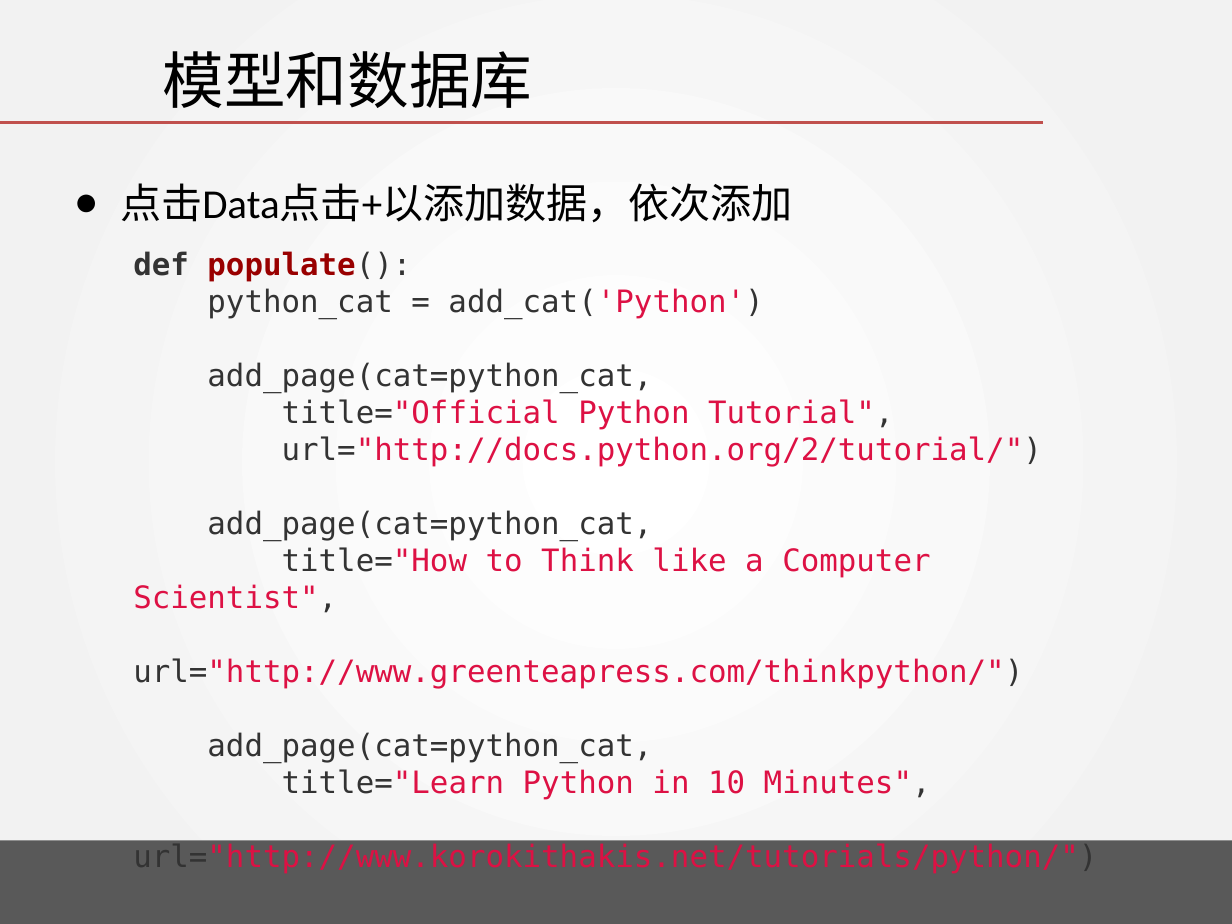
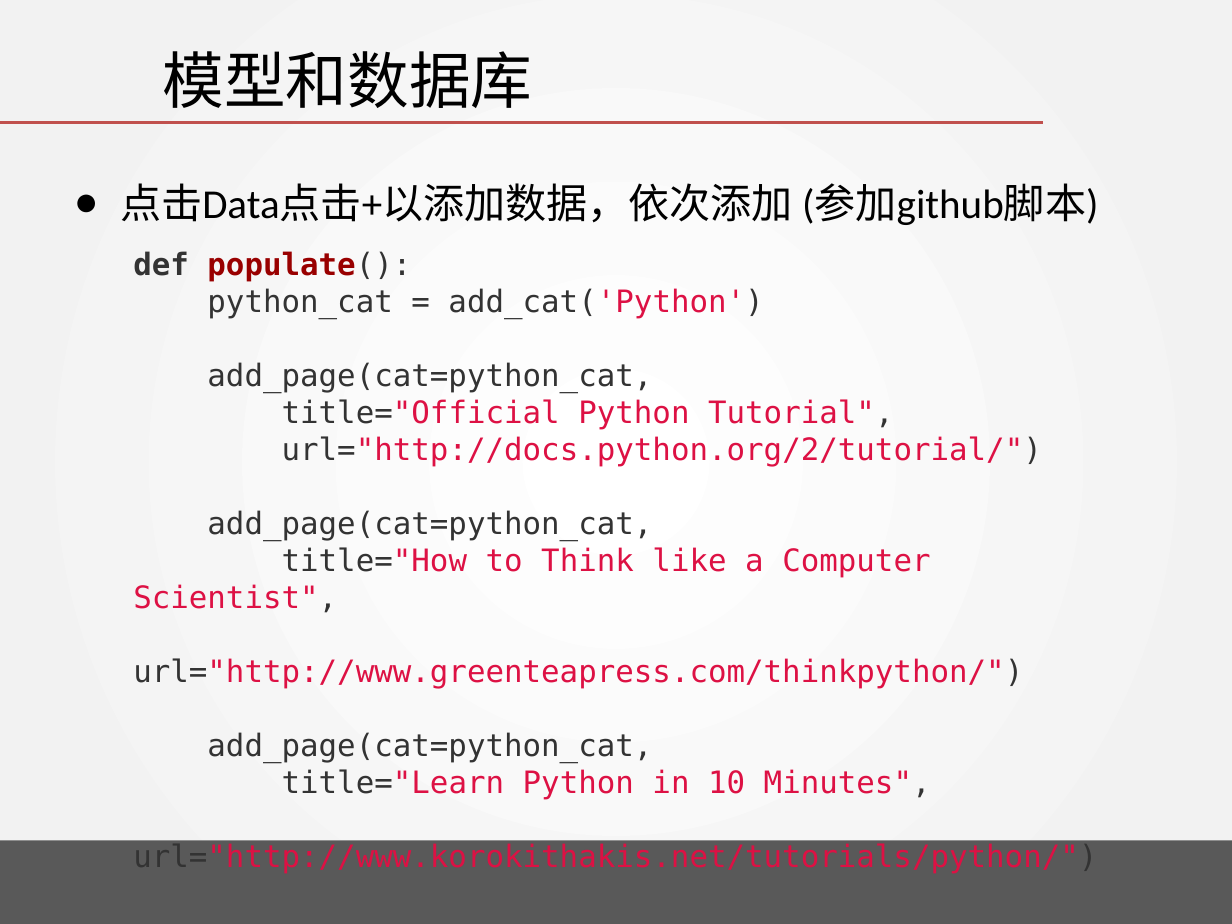
Before and after one commit to wangjin0818/Creative_Experiment, a slide deck: slide 82 of week 04/Tango with Django - I.pptx (slide 81 before the commit). Drawn at 1232x924 pixels with LibreOffice and Linux fonts; fonts in the diff are those of the drawing; background and template pictures are left out. Boxes give left, top, right and bottom in pixels: in the first picture for what was removed or moved away, otherwise in the second. Text is boxed around its words. In the diff, an @@ line names an element or a change of style, - is before the commit and + after.

```diff
--- a/week 04/Tango with Django - I.pptx
+++ b/week 04/Tango with Django - I.pptx
@@ text at [120,183,1098,225]: text changed @@
-● 点击Data点击+以添加数据，依次添加
+● 点击Data点击+以添加数据，依次添加 (参加github脚本)
```
Also in this commit, not shown: 1 other slide changed, 17 slides added, 2 other files.
